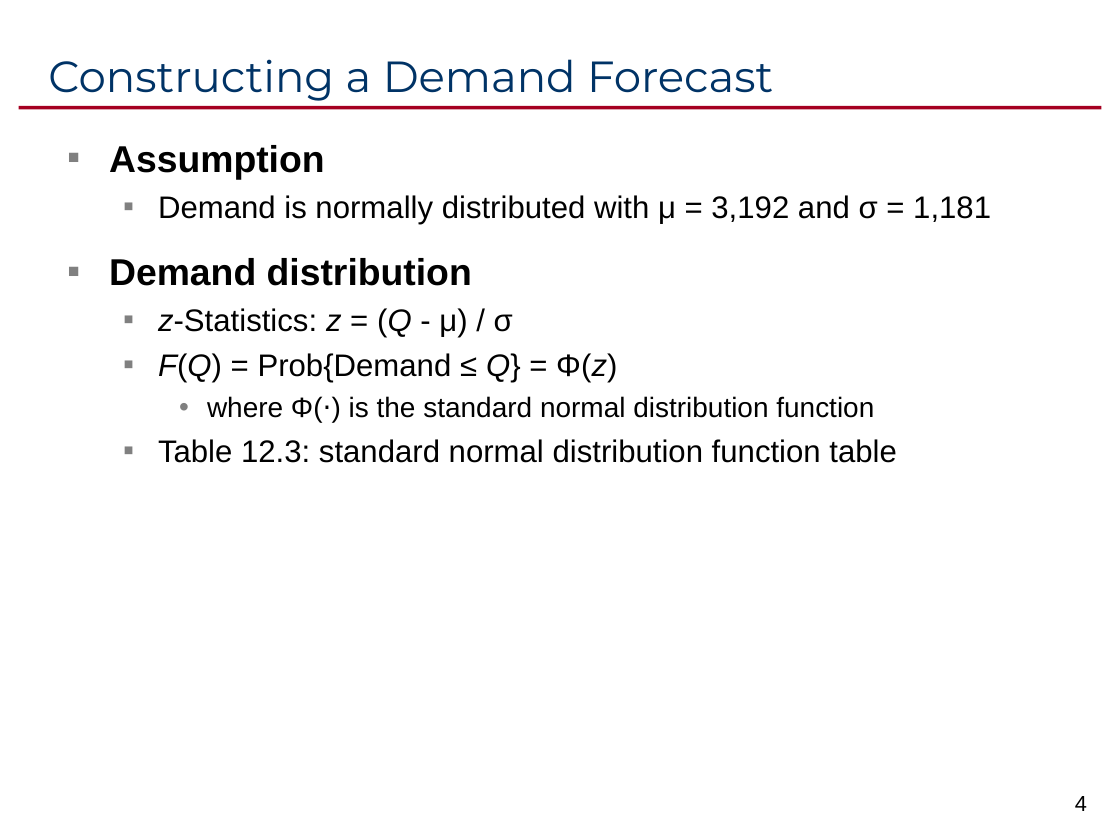
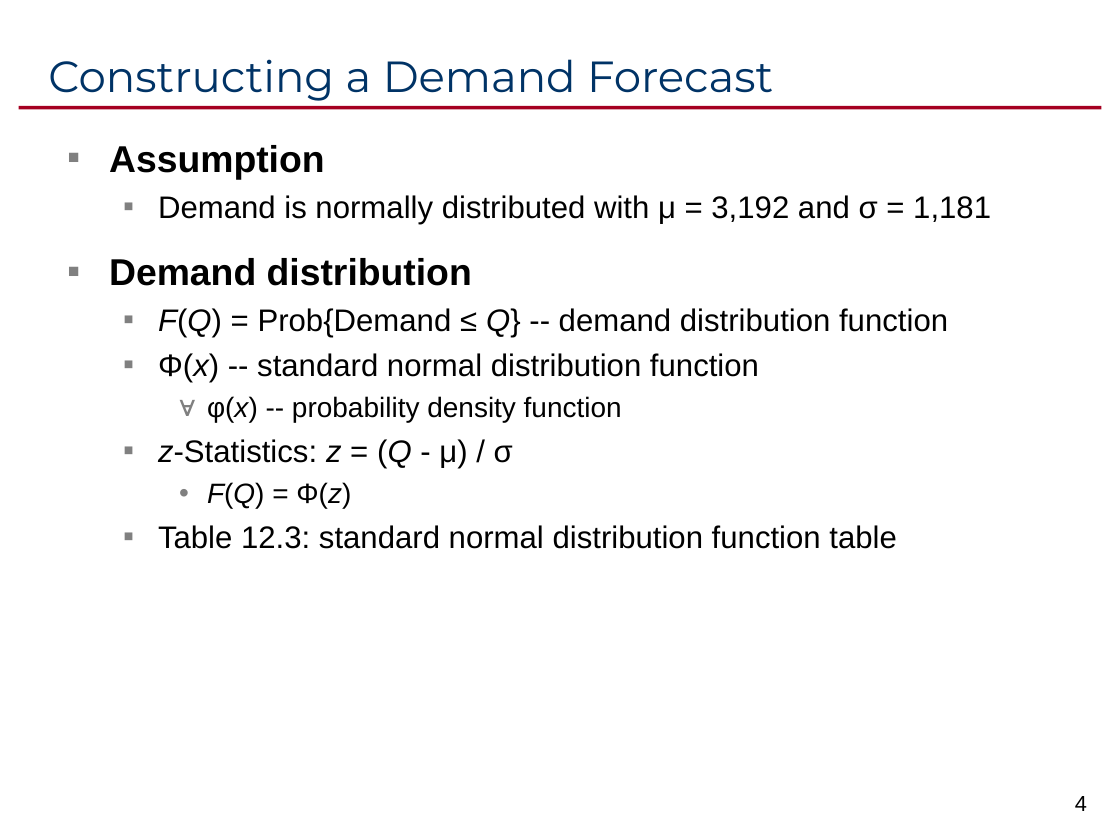
Before and after one commit to ikelab/courses, a slide deck: slide 4 of pm2016/c12.ppt. Drawn at 1120x840 pixels with LibreOffice and Linux fonts; fonts in the diff are those of the drawing. Boxes give left, top, right and bottom in pixels: in the first picture for what was removed or moved away, otherwise in the second. Text is boxed around its words. In the diff, an @@ line names an element or a change of style, - is before the commit and + after.

Commit message:
Ch. 12 revision.

```diff
--- a/pm2016/c12.ppt
+++ b/pm2016/c12.ppt
@@ text at [158,308,948,423]: paragraphs added @@
+  ▪ F(Q) = Prob{Demand ≤ Q} -- demand distribution function
+  ▪ Φ(x) -- standard normal distribution function
+    ∀ φ(x) -- probability density function
@@ text at [207,482,351,508]: text changed @@
-  ▪ F(Q) = Prob{Demand ≤ Q} = Φ(z)
-    • where Φ(⋅) is the standard normal distribution function
+    • F(Q) = Φ(z)
```
Also in this commit, not shown: 3 other slides changed.
